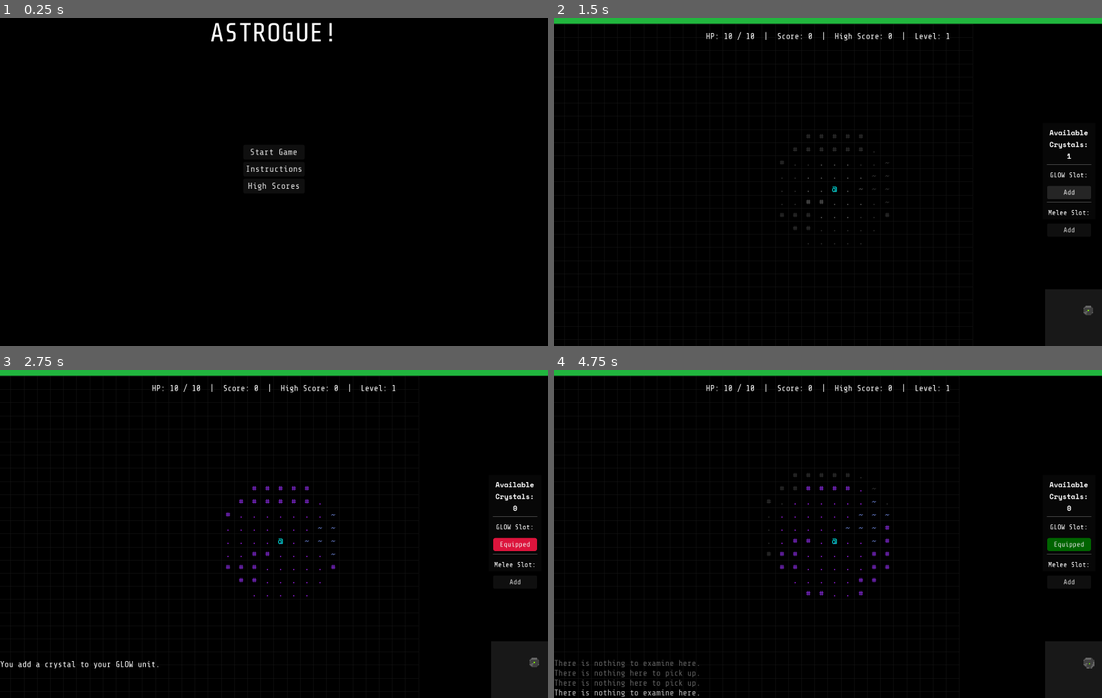
Above: before the commit, frames 1-4 (two rows, left to right).
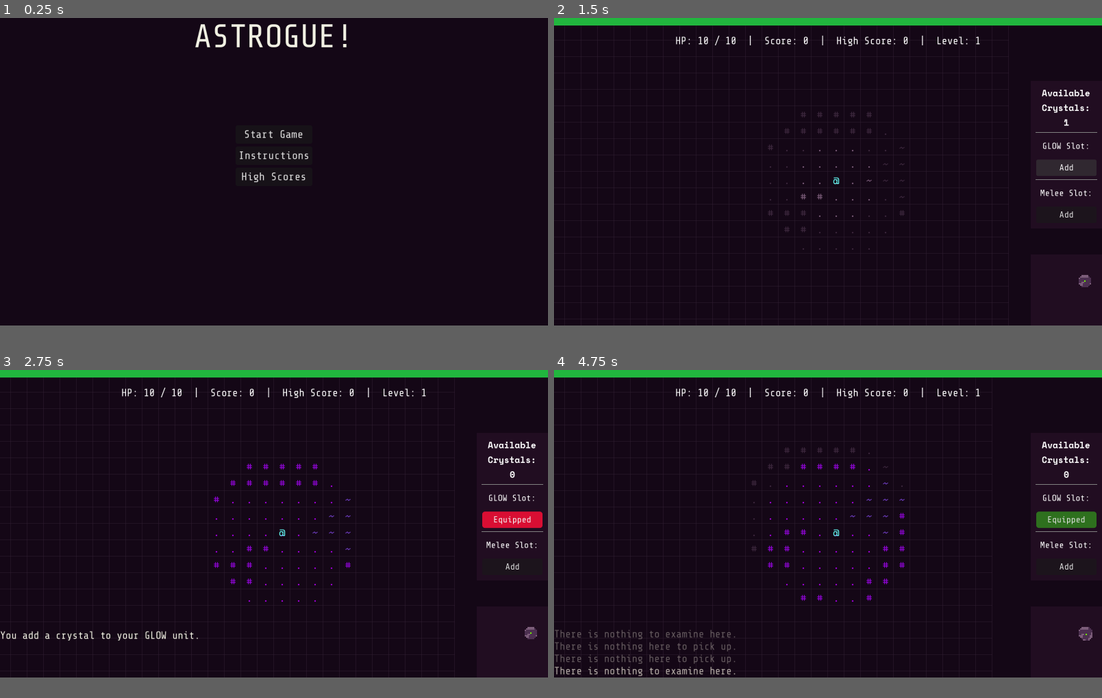
Above: after the commit, the same moments.

Repository: logoandrew/Astrogue
Game: Godot game, scene res://scenes/TitleScreen.tscn
The game is run twice, just before and just after one commit, with the same random seed, the same clock (stepped at 60 frames per second) and the same inputs.
Inputs (mouse positions are in pixels of both pictures, inside the frame that each line leads up to):
- Up to frame 1 (0.25 s): no input
- Up to frame 2 (1.5 s): click "Start Game" at 0.5 s; click "Equipped" at 1.25 s
- Up to frame 3 (2.75 s): click "Add" at 2 s
- Up to frame 4 (4.75 s): click "Add" at 2.75 s; tap Enter at 3.5 s; move the mouse to (948, 517) at 3.52 s; hold Right (ui_right) 3.53-4.28 s; tap E (examine) at 3.6, 4.55 s; tap G (grab) at 3.8, 4.35 s; tap R (restart) at 4.25 s; move the mouse to (718, 550) at 4.27 s; hold Down (ui_down) from 4.28 s (still down)
In our replay, the window is 800x480 before the commit and 800x450 after it. These sizes can differ from the game's own. Grey fills any space a smaller window leaves; there, only what the larger window draws over its background counts as a difference.

The runs differ from the first frame. In frame 1, 1.7% of the frame differs, in the area x 35-64%, y 1-53%; in frame 2, 14%; in frame 3, 15%; in frame 4, 16%, in the area x 0-100%, y 1-100%.

Commit message:
tweaked color palette

Diff:
--- a/project.godot
+++ b/project.godot
@@ -23,8 +23,8 @@
 
 [display]
 
-window/size/viewport_width=2500
-window/size/viewport_height=1500
+window/size/viewport_width=2000
+window/size/viewport_height=1125
 window/stretch/scale=2.5
 
 [input]
@@ -49,4 +49,4 @@
 
 renderer/rendering_method="gl_compatibility"
 renderer/rendering_method.mobile="gl_compatibility"
-environment/defaults/default_clear_color=Color(0, 0, 0, 1)
+environment/defaults/default_clear_color=Color(0.0784314, 0.027451, 0.0862745, 1)
--- a/resources/alien_stats.tres
+++ b/resources/alien_stats.tres
@@ -6,7 +6,8 @@
 script = ExtResource("1_ckrae")
 actor_type = 1
 char = "A"
-color = Color(0.564706, 0.933333, 0.564706, 1)
+color = Color(0.498039, 0.870588, 0.423529, 1)
 hp = 3
 accuracy = 32
+damage = 1
 metadata/_custom_type_script = "uid://i1it2k6f8d46"
--- a/resources/player_stats.tres
+++ b/resources/player_stats.tres
@@ -6,7 +6,8 @@
 script = ExtResource("1_wld0n")
 actor_type = 0
 char = "@"
-color = Color(0, 1, 1, 1)
+color = Color(0.388235, 0.988235, 0.960784, 1)
 hp = 10
 accuracy = 80
+damage = 1
 metadata/_custom_type_script = "uid://i1it2k6f8d46"
--- a/resources/tiles/acid.tres
+++ b/resources/tiles/acid.tres
@@ -5,7 +5,7 @@
 [resource]
 script = ExtResource("1_2at5s")
 char = "~"
-color = Color(0.402663, 0.488023, 0.798069, 1)
+color = Color(0.443137, 0.247059, 0.776471, 1)
 is_item = false
 pickup_method = ""
 metadata/_custom_type_script = "uid://d1qn254t6e6c6"
--- a/resources/tiles/corpse.tres
+++ b/resources/tiles/corpse.tres
@@ -13,7 +13,7 @@
 [resource]
 script = ExtResource("2_87iao")
 char = "%"
-color = Color(0.32549, 0, 0.560784, 1)
+color = Color(0.403922, 0.101961, 0.580392, 1)
 is_item = true
 pickup_method = "manual"
 pickup_effect = SubResource("Resource_ugv0f")
--- a/resources/tiles/floor.tres
+++ b/resources/tiles/floor.tres
@@ -5,7 +5,7 @@
 [resource]
 script = ExtResource("1_ocpmn")
 char = "."
-color = Color(0.627451, 0.12549, 0.941176, 1)
+color = Color(0.662745, 0, 0.898039, 1)
 is_item = false
 pickup_method = ""
 metadata/_custom_type_script = "uid://d1qn254t6e6c6"
--- a/resources/tiles/health.tres
+++ b/resources/tiles/health.tres
@@ -17,7 +17,7 @@
 [resource]
 script = ExtResource("1_u77ht")
 char = "+"
-color = Color(0, 0.74902, 1, 1)
+color = Color(0, 0.705882, 0.898039, 1)
 is_item = true
 pickup_method = "auto"
 pickup_effect = SubResource("Resource_7tbsq")
--- a/resources/tiles/hp_up.tres
+++ b/resources/tiles/hp_up.tres
@@ -15,7 +15,7 @@
 [resource]
 script = ExtResource("1_d8763")
 char = "&"
-color = Color(0.180392, 0.545098, 0.341176, 1)
+color = Color(0.133333, 0.54902, 0.380392, 1)
 is_item = true
 pickup_method = "manual"
 pickup_effect = SubResource("Resource_ugv0f")
--- a/resources/tiles/light.tres
+++ b/resources/tiles/light.tres
@@ -15,7 +15,7 @@
 [resource]
 script = ExtResource("1_3tmof")
 char = "*"
-color = Color(1, 1, 0, 1)
+color = Color(0.980392, 0.803922, 0, 1)
 is_item = true
 pickup_method = "auto"
 pickup_effect = SubResource("Resource_ib4sa")
--- a/resources/tiles/stairs.tres
+++ b/resources/tiles/stairs.tres
@@ -5,7 +5,7 @@
 [resource]
 script = ExtResource("1_y8h54")
 char = ">"
-color = Color(1, 0.647059, 0, 1)
+color = Color(1, 0.498039, 0.0392157, 1)
 is_item = false
 pickup_method = ""
 metadata/_custom_type_script = "uid://d1qn254t6e6c6"
--- a/resources/tiles/wall.tres
+++ b/resources/tiles/wall.tres
@@ -5,7 +5,7 @@
 [resource]
 script = ExtResource("1_bl1xu")
 char = "#"
-color = Color(0.541176, 0.168627, 0.886275, 1)
+color = Color(0.576471, 0.0196078, 0.858824, 1)
 is_item = false
 pickup_method = ""
 metadata/_custom_type_script = "uid://d1qn254t6e6c6"
--- a/scenes/HUD.tscn
+++ b/scenes/HUD.tscn
@@ -11,29 +11,29 @@
 bg_color = Color(0.129412, 0.713726, 0.243137, 1)
 
 [sub_resource type="StyleBoxFlat" id="StyleBoxFlat_f6qnu"]
-bg_color = Color(0.0274091, 0.0274092, 0.0274091, 1)
+bg_color = Color(0.129412, 0.0509804, 0.129412, 1)
 expand_margin_left = 10.0
 expand_margin_top = 10.0
 expand_margin_right = 10.0
 expand_margin_bottom = 10.0
 
 [sub_resource type="StyleBoxFlat" id="StyleBoxFlat_ljw04"]
-bg_color = Color(0.0588235, 0.0588235, 0.0588235, 1)
+bg_color = Color(0.129412, 0.0509804, 0.129412, 1)
 expand_margin_left = 20.0
 expand_margin_top = 20.0
 expand_margin_right = 20.0
 expand_margin_bottom = 20.0
-shadow_color = Color(0.627451, 0.121569, 0.941176, 0.235294)
+shadow_color = Color(0.709804, 0, 0.905882, 0.235294)
 shadow_size = 35
 
 [sub_resource type="StyleBoxFlat" id="StyleBoxFlat_467v5"]
-bg_color = Color(0.0605303, 0.0605303, 0.0605303, 1)
-shadow_color = Color(0.627451, 0.121569, 0.941176, 0.235294)
+bg_color = Color(0.129412, 0.0509804, 0.129412, 1)
+shadow_color = Color(0.709804, 0, 0.905882, 0.235294)
 shadow_size = 35
 
 [sub_resource type="StyleBoxFlat" id="StyleBoxFlat_natmc"]
-bg_color = Color(0.0497766, 0.0497767, 0.0497766, 1)
-shadow_color = Color(0.627451, 0.121569, 0.941176, 0.235294)
+bg_color = Color(0.129412, 0.0509804, 0.129412, 1)
+shadow_color = Color(0.709804, 0, 0.905882, 0.235294)
 shadow_size = 35
 
 [node name="HUD" type="CanvasLayer"]
@@ -47,7 +47,6 @@
 anchor_bottom = 1.0
 grow_horizontal = 2
 grow_vertical = 2
-color = Color(0, 0, 0, 1)
 
 [node name="HealthLabel" type="Label" parent="."]
 anchors_preset = 5
@@ -104,28 +103,30 @@
 offset_top = -104.0
 grow_horizontal = 0
 grow_vertical = 0
-color = Color(0.0943044, 0.0943044, 0.0943043, 1)
+color = Color(0.129412, 0.0509804, 0.129412, 1)
 
 [node name="MiniMapDisplay" type="Node2D" parent="MiniMapBG"]
 script = ExtResource("6_meimr")
 
 [node name="InventoryPanel" type="Panel" parent="."]
-custom_minimum_size = Vector2(100, 200)
+custom_minimum_size = Vector2(100, 250)
 anchors_preset = 6
 anchor_left = 1.0
 anchor_top = 0.5
 anchor_right = 1.0
 anchor_bottom = 0.5
-offset_left = -40.0
-offset_top = -20.0
-offset_bottom = 20.0
+offset_left = -100.0
+offset_top = -125.0
+offset_right = 10.0
+offset_bottom = 125.0
 grow_horizontal = 0
 grow_vertical = 2
 scale = Vector2(0.8, 0.8)
+pivot_offset = Vector2(21, 0)
 theme_override_styles/panel = SubResource("StyleBoxFlat_f6qnu")
 
 [node name="VBoxContainer" type="VBoxContainer" parent="InventoryPanel"]
-custom_minimum_size = Vector2(100, 200)
+custom_minimum_size = Vector2(110, 200)
 layout_mode = 0
 offset_right = 40.0
 offset_bottom = 40.0
--- a/scenes/TitleScreen.tscn
+++ b/scenes/TitleScreen.tscn
@@ -7,12 +7,12 @@
 [ext_resource type="FontFile" uid="uid://dr45t2n75w68l" path="res://assets/fonts/SpaceMono-Bold.ttf" id="5_w20ru"]
 
 [sub_resource type="StyleBoxFlat" id="StyleBoxFlat_fnlyl"]
-bg_color = Color(0.0562916, 0.0562916, 0.0562916, 1)
+bg_color = Color(0.129412, 0.0509804, 0.129412, 1)
 expand_margin_left = 20.0
 expand_margin_top = 20.0
 expand_margin_right = 20.0
 expand_margin_bottom = 20.0
-shadow_color = Color(0.627451, 0.121569, 0.941176, 0.235294)
+shadow_color = Color(0.709804, 0, 0.905882, 0.235294)
 shadow_size = 35
 
 [node name="TitleScreen" type="Control"]
@@ -33,6 +33,7 @@
 offset_right = 44.5
 offset_bottom = 23.0
 grow_horizontal = 2
+theme_override_colors/font_color = Color(0.945098, 0.945098, 0.890196, 1)
 theme_override_fonts/font = ExtResource("2_85feu")
 theme_override_font_sizes/font_size = 48
 text = "ASTROGUE!"
--- a/scripts/ActorStats.gd
+++ b/scripts/ActorStats.gd
@@ -3,7 +3,7 @@
 
 @export var actor_type: GlobalEnums.ActorType
 @export var char: String = "@"
-@export var color: Color = Color.WHITE
+@export var color: Color = Color("#F1F1E3")
 @export var hp: int = 10
 @export var accuracy: int = 80
 @export var damage: int = 1
--- a/scripts/HUD.gd
+++ b/scripts/HUD.gd
@@ -30,10 +30,10 @@
 	GameState.score_changed.connect(_on_score_changed)
 	_on_hp_changed(GameState.player_hp, GameState.max_player_hp)
 
-	equipped_stylebox.bg_color = Color.DARK_GREEN
+	equipped_stylebox.bg_color = Color("#2E701E")
 	equipped_stylebox.set_corner_radius_all(5)
 	default_stylebox = glow_equip_btn.get_theme_stylebox("normal")
-	equipped_stylebox_hover.bg_color = Color.CRIMSON
+	equipped_stylebox_hover.bg_color = Color("#D90E33")
 	equipped_stylebox_hover.set_corner_radius_all(5)
 	default_stylebox_hover = glow_equip_btn.get_theme_stylebox("hover")
 
@@ -71,7 +71,7 @@
 	health_label.text = "HP: " + str(GameState.player_hp) + " / " + str(GameState.max_player_hp) + "  |  Score: " + str(GameState.score) + "  |  High Score: " + str(top_score) + "  |  Level: " + str(GameState.level)
 
 
-func log_message(message, color = Color.WHITE):
+func log_message(message, color = Color("#F1F1E3")):
 	message_history.append({ "text": message, "color": color })
 	if message_history.size() > 10:
 		message_history.pop_front()
@@ -135,7 +135,6 @@
 		GameState.crystal_inventory.push_front(GameState.light_durability)
 		GameState.light_durability = 0
 	elif not GameState.crystal_inventory.is_empty(): # Add
-		print("function triggered")
 		GameState.glow_slot = true
 		GameState.light_durability = GameState.crystal_inventory.pop_front()
 		log_message("You add a crystal to your GLOW unit.")
@@ -146,7 +145,7 @@
 
 func _on_melee_equip_pressed():
 	if GameState.melee_slot: # Remove
-		log_message("Crystal cannot be removed.")
+		log_message("Crystal cannot be removed from melee unit.")
 	if not GameState.crystal_inventory.is_empty(): # Add
 		GameState.melee_slot = true
 		GameState.crystal_inventory.pop_front()
--- a/scripts/MiniMapDisplay.gd
+++ b/scripts/MiniMapDisplay.gd
@@ -38,7 +38,7 @@
 			var center_pos = get_parent().size / 2
 			var text_pos = center_pos - (text_size / 2)
 			text_pos.y += 9
-			draw_string(font, text_pos, text, HORIZONTAL_ALIGNMENT_CENTER, -1, font_size, Color.RED)
+			draw_string(font, text_pos, text, HORIZONTAL_ALIGNMENT_CENTER, -1, font_size, Color("#D90E33"))
 		return
 
 	for y in range(map_node.map_data.size()):
@@ -50,13 +50,13 @@
 				var tile_color
 
 				if tile_type == GlobalEnums.TileType.WALL:
-					tile_color = Color(0.4, 0.4, 0.4)
+					tile_color = Color("#7C5D7A")
 				elif tile_type == GlobalEnums.TileType.STAIRS:
-					tile_color = Color.MAGENTA
+					tile_color = Color("#FF7F0A")
 				elif tile_type == GlobalEnums.TileType.HEALTH or tile_type == GlobalEnums.TileType.HP_UP or tile_type == GlobalEnums.TileType.LIGHT:
-					tile_color = Color.DARK_ORANGE
+					tile_color = Color("#FF2FF1")
 				else:
-					tile_color = Color(0.25, 0.25, 0.25)
+					tile_color = Color("#4C3050")
 
 				var rect = Rect2(x * mini_tile_size, y * mini_tile_size, mini_tile_size, mini_tile_size)
 				draw_rect(rect, tile_color)
@@ -64,6 +64,6 @@
 	if main_node.player:
 		var player_x = main_node.player["x"]
 		var player_y = main_node.player["y"]
-		var player_color = Color.LAWN_GREEN
+		var player_color = Color("#72F500")
 		var rect = Rect2(player_x * mini_tile_size, player_y * mini_tile_size, mini_tile_size, mini_tile_size)
 		draw_rect(rect, player_color)
--- a/scripts/TileStats.gd
+++ b/scripts/TileStats.gd
@@ -2,7 +2,7 @@
 extends Resource
 
 @export var char: String = "."
-@export var color: Color = Color.WHITE
+@export var color: Color = Color("#F1F1E3")
 @export var is_item: bool = false
 @export var pickup_method: String = "" # auto or manual
 @export var pickup_effect: PickupEffect
--- a/scripts/main.gd
+++ b/scripts/main.gd
@@ -42,6 +42,8 @@
 	hud.quit_to_menu_requested.connect(_on_quit_to_menu_requested)
 	hud.high_score_submitted.connect(_on_high_score_submitted)
 	GameState.connect("inventory_changed", _on_inventory_changed)
+
+	fade_from_black()
 
 
 func _process(delta):
@@ -88,11 +90,11 @@
 	var grid_range = 50
 	for i in range(-grid_range, grid_range + 1):
 		var x = i * map.tile_size
-		draw_line(Vector2(x, -grid_range * map.tile_size), Vector2(x, grid_range * map.tile_size), Color(0.1, 0.1, 0.1))
+		draw_line(Vector2(x, -grid_range * map.tile_size), Vector2(x, grid_range * map.tile_size), Color("#311F32"))
 
 	for i in range(-grid_range, grid_range + 1):
 		var y = i * map.tile_size
-		draw_line(Vector2(-grid_range * map.tile_size, y), Vector2(grid_range * map.tile_size, y), Color(0.1, 0.1, 0.1))
+		draw_line(Vector2(-grid_range * map.tile_size, y), Vector2(grid_range * map.tile_size, y), Color("#311F32"))
 
 
 func get_actor_at(x, y):
@@ -116,7 +118,7 @@
 			GameState.melee_slot_uses -= 1
 			if GameState.melee_slot_uses <= 0:
 				GameState.melee_slot = false
-				hud.log_message("Your melee crystal shatters!", Color.ORANGE_RED)
+				hud.log_message("Your melee crystal shatters!", Color("#D90E33"))
 				GameState.emit_signal("inventory_changed")
 		var hit_chance = randi_range(1, 100)
 		if hit_chance <= player["accuracy"]:
@@ -125,11 +127,11 @@
 				current_damage += 2
 			target_actor.hp -= current_damage
 			target_actor.health_bar.value = target_actor.hp
-			hud.log_message("You hit the alien! It has " + str(target_actor.hp) + " HP left.", Color.ORANGE)
+			hud.log_message("You hit the alien! It has " + str(target_actor.hp) + " HP left.", Color("#F1F1E3"))
 			if target_actor.hp <= 0:
 				kill_actor(target_actor)
 		else:
-			hud.log_message("You swing at the alien and miss!", Color.GRAY)
+			hud.log_message("You swing at the alien and miss!", Color("#B4ACA6"))
 	# Non-combat
 	elif target_tile_type != GlobalEnums.TileType.WALL:
 		var tile_def = map.tile_data.get(target_tile_type)
@@ -166,17 +168,17 @@
 			transitioning = true
 			GameState.score += 38 + (GameState.level * 2)
 			GameState.level += 1
-			hud.log_message("You descend to level " + str(GameState.level) + "!", Color.GOLD)
+			hud.log_message("You descend to level " + str(GameState.level) + "!", Color("#FACD00"))
 			await fade_to_black()
 			get_tree().reload_current_scene()
 
 		if target_tile_type == GlobalEnums.TileType.ACID:
 			acid_damage += acid_damage_unit
-			hud.log_message("The acid eats at your spacesuit.", Color.GRAY)
+			hud.log_message("The acid eats at your spacesuit.", Color("#B4ACA6"))
 			if acid_damage >= 1.0:
 				GameState.player_hp -= 1
 				acid_damage -= 1.0
-				hud.log_message("You take acid damage!", Color.GREEN_YELLOW)
+				hud.log_message("You take acid damage!", Color("#D90E33"))
 				if GameState.player_hp <= 0:
 					player_death()
 
@@ -184,7 +186,7 @@
 		if GameState.level != 1: GameState.light_durability -= 1
 		if GameState.light_durability <= 0:
 			GameState.glow_slot = false
-			hud.log_message("Your GLOW unit flickers and goes dark!", Color.RED)
+			hud.log_message("Your GLOW unit flickers and goes dark!", Color("#D90E33"))
 			GameState.emit_signal("inventory_changed")
 
 	if GameState.glow_slot:
@@ -253,7 +255,7 @@
 		else:
 			return false
 	else:
-		hud.log_message("There is nothing here to pick up.", Color.GRAY)
+		hud.log_message("There is nothing here to pick up.", Color("#B4ACA6"))
 		return false
 
 
@@ -287,11 +289,11 @@
 			var hit_chance = randi_range(1, 100)
 			if hit_chance <= actor["accuracy"] + GameState.level:
 				GameState.player_hp -= 1
-				hud.log_message("The alien attacks you! You have " + str(GameState.player_hp) + " HP left.", Color.RED)
+				hud.log_message("The alien attacks you! You have " + str(GameState.player_hp) + " HP left.", Color("#D90E33"))
 				if GameState.player_hp <= 0:
 					player_death()
 			else:
-				hud.log_message("The alien lunges at you and misses!", Color.GRAY)
+				hud.log_message("The alien lunges at you and misses!", Color("#B4ACA6"))
 		elif target_tile_type in walkable_tiles and not get_actor_at(target_x, target_y):
 			actor["x"] = target_x
 			actor["y"] = target_y
@@ -306,7 +308,7 @@
 
 
 func kill_actor(actor):
-	hud.log_message("The alien is defeated!", Color.LIGHT_GREEN)
+	hud.log_message("The alien is defeated!", Color("#FACD00"))
 	GameState.score += 9 + GameState.level
 	var actor_pos = Vector2(actor.x, actor.y)
 	map.map_data[actor_pos.y][actor_pos.x] = GlobalEnums.TileType.CORPSE
@@ -320,15 +322,15 @@
 
 func player_death():
 	game_over = true
-	hud.log_message("You have been defeated!", Color.DARK_RED)
+	hud.log_message("You have been defeated!", Color("#D90E33"))
 	is_player_turn = false
 
 	if is_high_score():
 		hud.get_node("EnterHighScorePanel").show()
 	else:
 		get_tree().paused = true
-		hud.log_message("--- GAME OVER ---", Color.WHITE)
-		hud.log_message("Press [R] to restart", Color.GRAY)
+		hud.log_message("--- GAME OVER ---", Color("#F1F1E3"))
+		hud.log_message("Press [R] to restart", Color("#B4ACA6"))
 
 
 func shake_camera():
@@ -355,7 +357,7 @@
 			enemy_health_bar.size = Vector2(map.tile_size, 5)
 			enemy_health_bar.position = Vector2(0, -8)
 			var style_box = StyleBoxFlat.new()
-			style_box.bg_color = Color.RED
+			style_box.bg_color = Color("#D90E33")
 			enemy_health_bar.add_theme_stylebox_override("fill", style_box)
 			enemy_health_bar.show_percentage = false
 			enemy_health_bar.scale = Vector2(1, 0.1)
@@ -398,18 +400,19 @@
 
 
 func fade_to_black():
+	transitioning = true
 	var tween = create_tween()
-	tween.tween_property(hud.get_node("FadeOverlay"), "modulate", Color(1, 1, 1, 1), map.level_transition)
+	tween.tween_property(hud.get_node("FadeOverlay"), "modulate", Color("#140716FF"), map.level_transition)
 	await tween.finished
 
 
 func fade_from_black():
 	var tween = create_tween()
 	var fadein = map.level_transition * 0.3
-	hud.get_node("FadeOverlay").modulate = Color(1, 1, 1, 1)
-	tween.tween_property(hud.get_node("FadeOverlay"), "modulate", Color(1, 1, 1, 0), fadein)
+	hud.get_node("FadeOverlay").modulate = Color("#140716FF")
+	tween.tween_property(hud.get_node("FadeOverlay"), "modulate", Color("#14071600"), fadein)
 	await tween.finished
-	hud.get_node("FadeOverlay").modulate = Color(1, 1, 1, 0)
+	hud.get_node("FadeOverlay").modulate = Color("#14071600")
 	transitioning = false
 
 
@@ -433,7 +436,7 @@
 				GameState.crystal_inventory.append(randi_range(GameState.DEFAULT_LIGHT_DURABILITY * 0.8, GameState.DEFAULT_LIGHT_DURABILITY * 1.4))
 				GameState.emit_signal("inventory_changed")
 				GameState.looted_corpses[player_pos] = true
-				message_to_display += "\n\nYou find a [b][color=yellow]crystal![/color][/b]"
+				message_to_display += "\n\nYou find a [b][color=#FACD00]crystal![/color][/b]"
 		if tile_type == GlobalEnums.TileType.CORPSE:
 			pretext = "You examine the corpse...\n\n"
 			var lore_text = GameState.item_lore.get(player_pos, "The corpse is too mangled to examine.")
@@ -441,7 +444,7 @@
 		hud.get_node("ExaminePanel/VBoxContainer/ExamineText").text = message_to_display
 		hud.get_node("ExaminePanel").show()
 	else:
-		hud.log_message("There is nothing to examine here.", Color.GRAY)
+		hud.log_message("There is nothing to examine here.", Color("#B4ACA6"))
 
 
 func _on_high_score_submitted(player_tag):
@@ -456,8 +459,8 @@
 		GameState.high_scores.resize(10)
 	GameState.save_high_scores()
 	get_tree().paused = true
-	hud.log_message("--- GAME OVER ---", Color.WHITE)
-	hud.log_message("Press [R] to restart", Color.GRAY)
+	hud.log_message("--- GAME OVER ---", Color("#F1F1E3"))
+	hud.log_message("Press [R] to restart", Color("#B4ACA6"))
 
 
 func _on_quit_to_menu_requested():
--- a/scripts/map.gd
+++ b/scripts/map.gd
@@ -195,7 +195,6 @@
 
 
 	var acid_to_place = randi_range(10 + GameState.level * 10, 100 + GameState.level * 10)
-	print(str(acid_to_place))
 	var acid_attempts = 0
 	var max_acid_attempts = acid_to_place * 20
 	while acid_to_place > 0 and acid_attempts < max_acid_attempts:
@@ -244,7 +243,7 @@
 				new_tile.text = tile_data[GlobalEnums.TileType.FLOOR].char
 
 			if tile_type == GlobalEnums.TileType.LIGHT:
-				new_tile.add_theme_color_override("font_shadow_color", Color(1, 1, 0, 0))
+				new_tile.add_theme_color_override("font_shadow_color", Color("#FACD0000"))
 				new_tile.add_theme_constant_override("shadow_outline_size", 12)
 				new_tile.add_theme_constant_override("shadow_offset_x", 0)
 				new_tile.add_theme_constant_override("shadow_offset_y", 0)
@@ -267,7 +266,7 @@
 				fog_map[y][x] = GlobalEnums.FogState.KNOWN
 
 	var vision_radius = 2.5 # Default small radius for dark mode
-	if GameState.has_light_source():
+	if GameState.has_light_source() and not GameState.is_flickering:
 		vision_radius = 5 # Larger radius if we have a light
 
 	var player_pos = Vector2(player["x"], player["y"])
@@ -294,18 +293,18 @@
 							tile_node.modulate = color
 						else:
 							var brightness = color.v / 2.5
-							tile_node.modulate = Color(brightness, brightness, brightness)
+							tile_node.modulate = Color("#7C5D7A")
 					else:
 						tile_node.modulate = color
 
 			elif fog_state == GlobalEnums.FogState.KNOWN:
 				if tile_type == GlobalEnums.TileType.LIGHT:
-					tile_node.modulate = tile_data[tile_type].color * Color(0.5, 0.5, 0.5)
+					tile_node.modulate = tile_data[tile_type].color * Color("#3D283E")
 				else:
-					tile_node.modulate = Color(0.2, 0.2, 0.2)
+					tile_node.modulate = Color("#3D283E")
 
 			else: # Hidden
-				tile_node.modulate = Color(0, 0, 0)
+				tile_node.modulate = Color("#140716")
 
 	# --- PART 3: Update actor visuals ---
 	for actor in actors:
@@ -358,5 +357,5 @@
 				var crystal_label = tile_nodes[y][x]
 				var tween = create_tween()
 				tween.set_loops()
-				tween.tween_property(crystal_label, "theme_override_colors/font_shadow_color", Color(1, 1, 0, 0.3), 1.5).set_trans(Tween.TRANS_SINE)
-				tween.tween_property(crystal_label, "theme_override_colors/font_shadow_color", Color(1, 1, 0, 0), 1.5).set_trans(Tween.TRANS_SINE)
+				tween.tween_property(crystal_label, "theme_override_colors/font_shadow_color", Color("#FACD004D"), 1.5).set_trans(Tween.TRANS_SINE)
+				tween.tween_property(crystal_label, "theme_override_colors/font_shadow_color", Color("#FACD0000"), 1.5).set_trans(Tween.TRANS_SINE)
